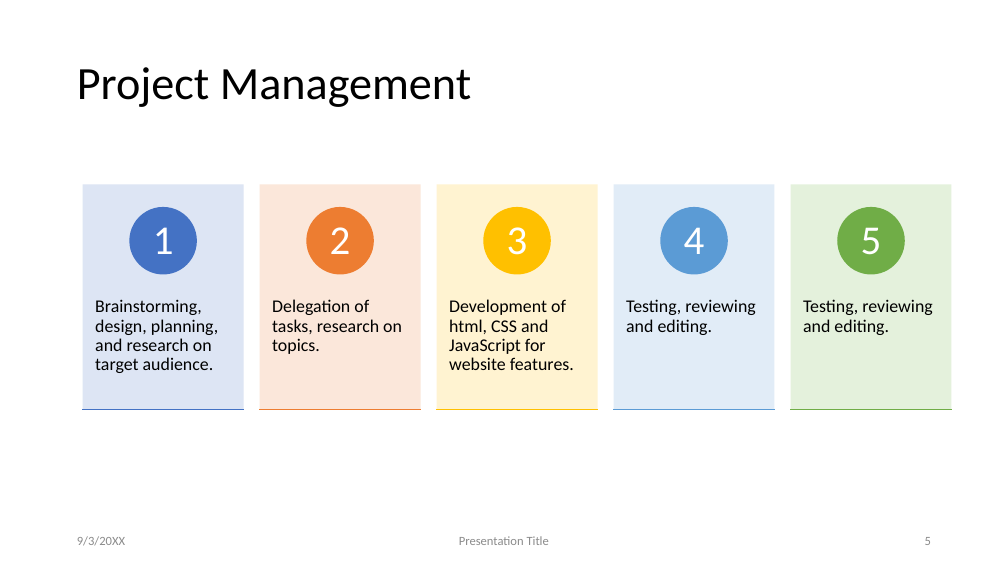
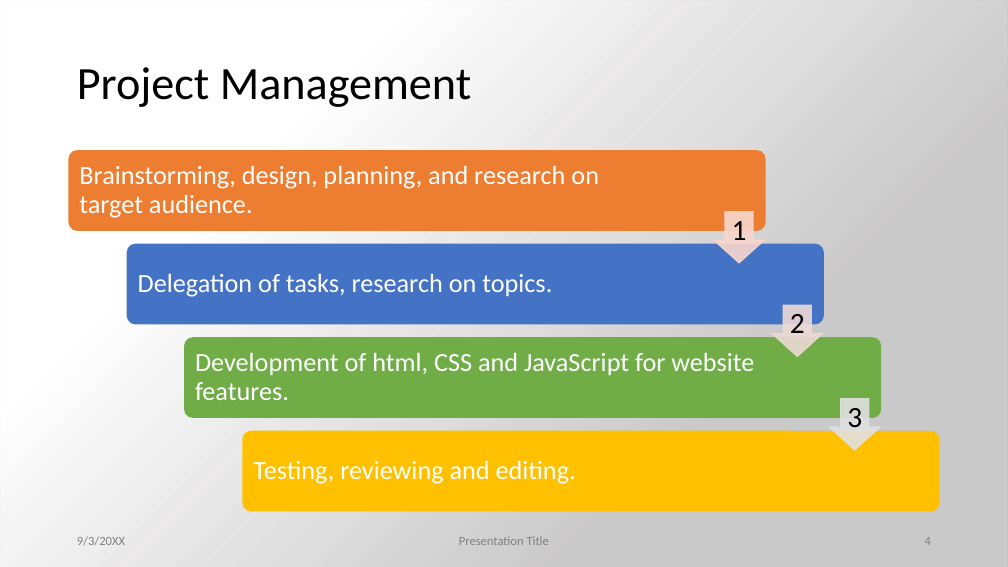
Before and after one commit to MinasFakhori/First-year-group-project, a slide deck: slide 4 of Presentation/pres.pptx (slide 5 before the commit). Drawn at 1008x567 pixels with LibreOffice and Linux fonts; fonts in the diff are those of the drawing; background and template pictures are left out; a plain dark background stands for a picture behind light text. Boxes give left, top, right and bottom in pixels: in the first picture for what was removed or moved away, otherwise in the second. Text is boxed around its words. In the diff, an @@ line names an element or a change of style, - is before the commit and + after.

```diff
--- a/Presentation/pres.pptx
+++ b/Presentation/pres.pptx
@@ background #FFFFFF to picture (left out) @@
@@ rectangle added at box(0, 0, 1008, 567), fill gradient #E7E6E6 to #FFFFFF @@
@@ text "Brainstorming, design, planning, and research ...": place and size @@
-text "Brainstorming, design, planning, and research ..." at box(95, 299, 218, 373)
+text "Brainstorming, design, planning, and research ..." at box(79, 165, 599, 218)
@@ text "1": place and size @@
-text "1" at box(153, 227, 174, 254)
+text "1" at box(732, 221, 747, 240)
@@ text "Delegation of tasks, research on ...": place and size @@
-text "Delegation of tasks, research on ..." at box(272, 299, 402, 354)
+text "Delegation of tasks, research on ..." at box(138, 273, 552, 297)
@@ text "2": place and size @@
-text "2" at box(330, 227, 351, 254)
+text "2" at box(790, 314, 805, 333)
@@ text "Development of html, CSS and ...": place and size @@
-text "Development of html, CSS and ..." at box(449, 299, 574, 370)
+text "Development of html, CSS and ..." at box(195, 353, 754, 400)
@@ group removed at box(82, 185, 952, 410): 10 rectangles, 5 ellipses, 3 texts @@
-4
-Testing, reviewing and editing.
-5
@@ group added at box(70, 151, 939, 511): 4 rounded rectangles, 3 down arrows @@
@@ size 39 to 28 pt, text colour #FFFFFF to #000000; less space between paragraphs in 3 elements at box(732, 221, 747, 240), box(790, 314, 805, 333), box(847, 408, 862, 427) @@
@@ text "3": place and size @@
-text "3" at box(507, 227, 528, 255)
+text "3" at box(847, 408, 862, 427)
@@ size 17 to 25 pt, text colour #000000 to #FFFFFF; more space between paragraphs; vertical alignment top to middle in 4 elements at box(195, 353, 754, 400), box(138, 273, 552, 297), box(79, 165, 599, 218), box(253, 460, 576, 484) @@
@@ text "Testing, reviewing and editing.": place and size @@
-text "Testing, reviewing and editing." at box(626, 299, 755, 335)
+text "Testing, reviewing and editing." at box(253, 460, 576, 484)
@@ text "9/3/20XX" at box(77, 536, 125, 546): text colour #8C8C8C to #808080; more space between paragraphs @@
@@ text "Presentation Title" at box(459, 536, 549, 545): text colour #8C8C8C to #808080; more space between paragraphs @@
@@ page number at box(925, 537, 931, 543): text changed; text colour #8C8C8C to #808080 @@
-5
+4
```
Also in this commit, not shown: 6 other slides changed, 4 slides added, 2 slides removed.
